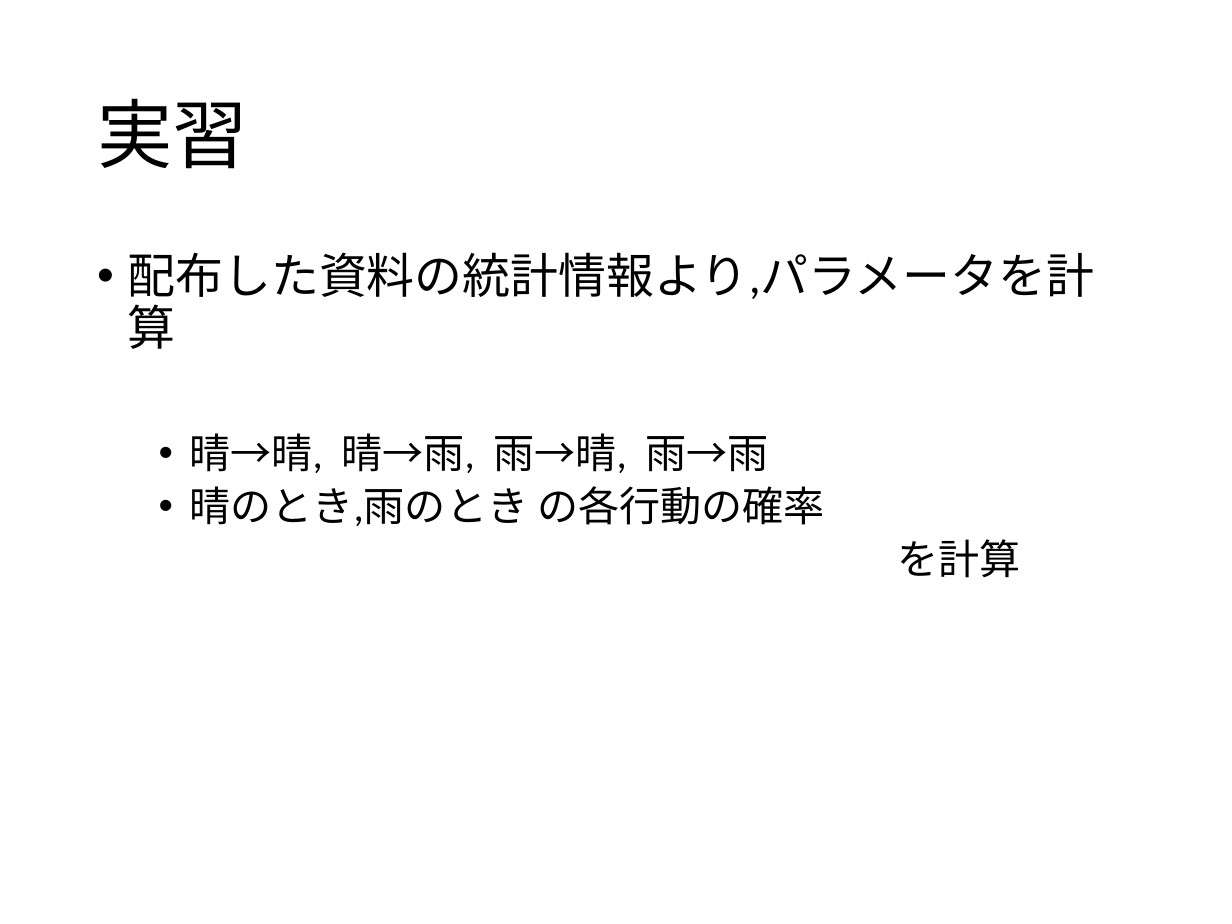
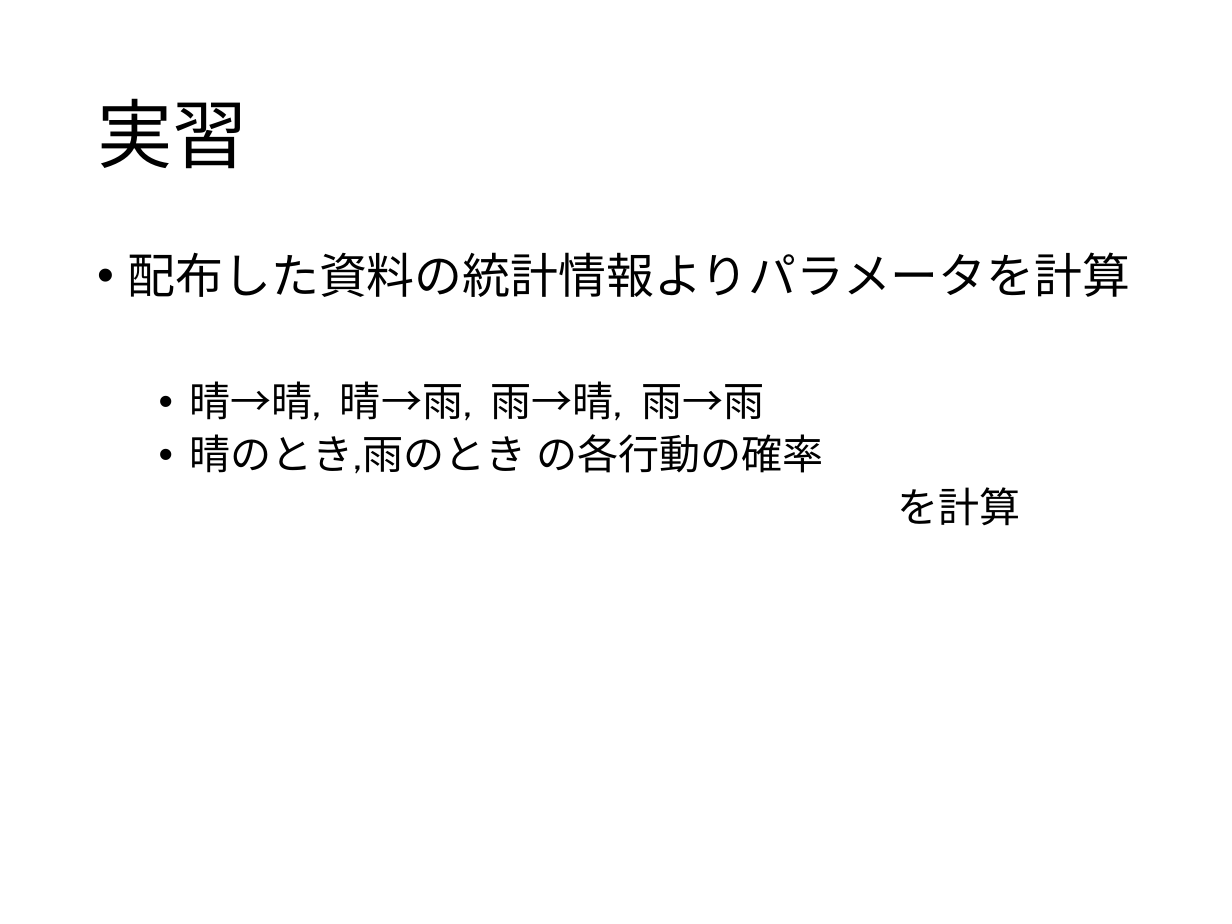
Before and after one commit to 2017B4/rinko, a slide deck: slide 25 of 輪講実習.pptx. Drawn at 1232x924 pixels with LibreOffice and Linux fonts; fonts in the diff are those of the drawing. Boxes give left, top, right and bottom in pixels: in the first picture for what was removed or moved away, otherwise in the second. Text is boxed around its words. In the diff, an @@ line names an element or a change of style, - is before the commit and + after.

```diff
--- a/輪講実習.pptx
+++ b/輪講実習.pptx
@@ text at [128, 252, 1130, 297]: text changed; font Calibri to Cabin @@
-• 配布した資料の統計情報より,パラメータを計算
+• 配布した資料の統計情報よりパラメータを計算
@@ text at [189, 381, 1021, 526]: font Calibri to Cabin in "晴→晴, 晴→雨, 雨→晴, 雨→雨", "晴のとき,雨のとき の各行動の確率", "を計算" @@
```
Also in this commit, not shown: 30 other slides changed.
